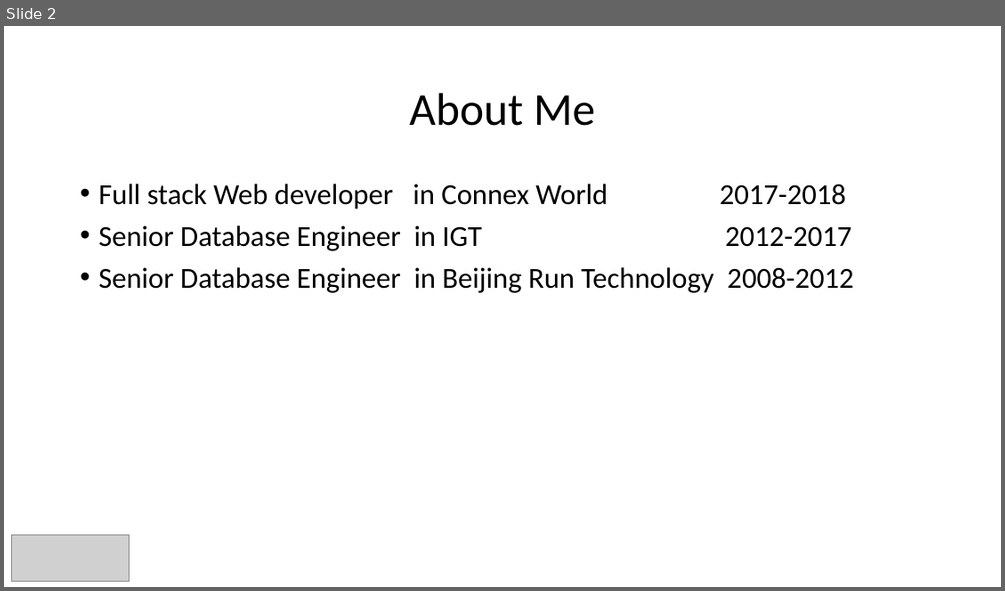
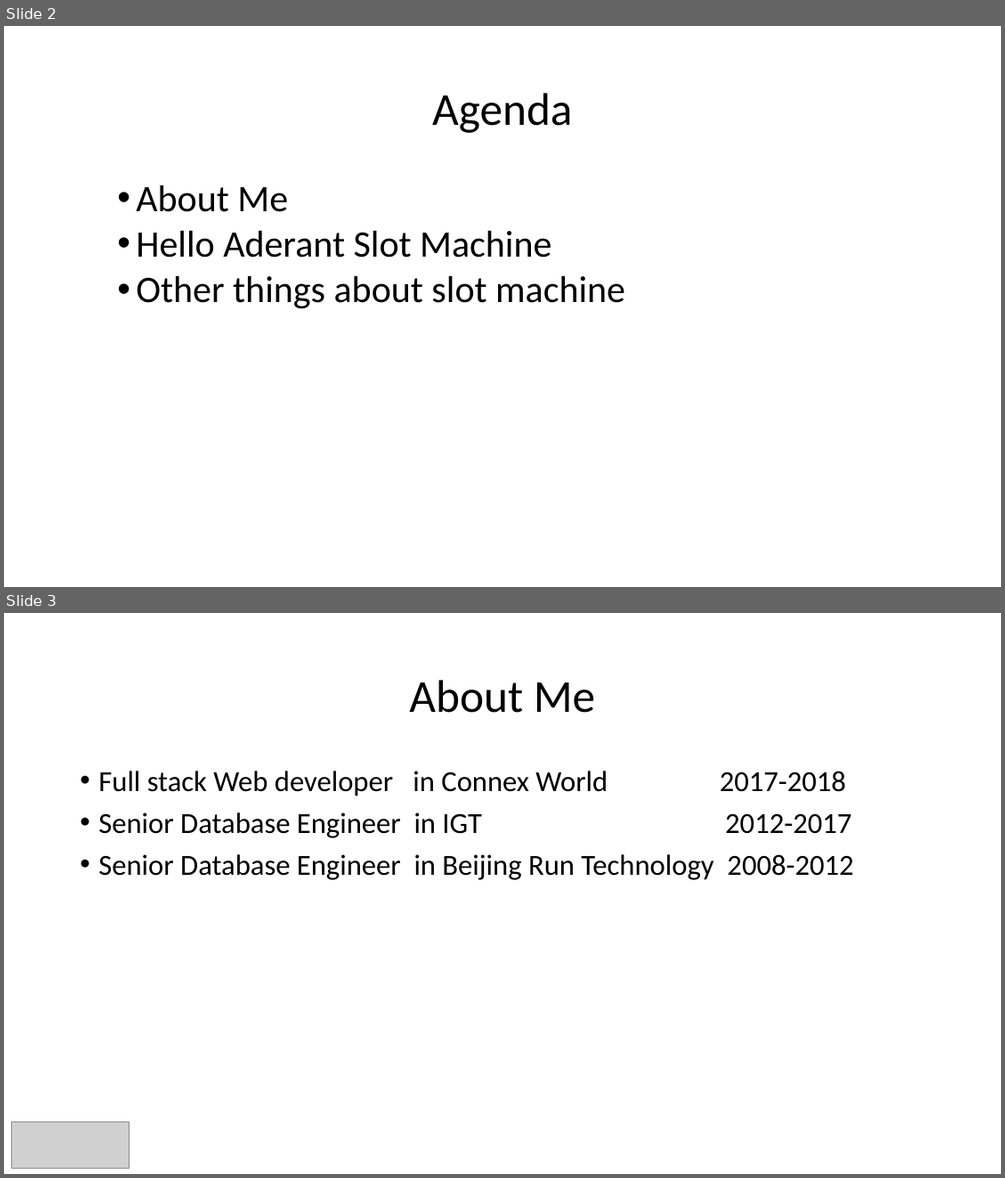
Before and after one commit to weilingxie/helloaderantslotmachine, a slide deck: helloaderant-WilliamXie.pptx. Shown one above the other, each under a label of ours: slide 2 before the commit, slides 2 and 3 after it. The pictures are 1005x591 and 1005x1178 pixels, drawn with LibreOffice and Linux fonts; fonts in the diff are those of the drawing; grey boxes stand for pictures. Boxes give left, top, right and bottom in pixels: in the first picture for what was removed or moved away, otherwise in the second. Text is boxed around its words. In the diff, an @@ line names an element or a change of style, - is before the commit and + after.

```diff
--- a/helloaderant-WilliamXie.pptx
+++ b/helloaderant-WilliamXie.pptx
@@ slide 2 added at [4, 26, 1001, 587], background #FFFFFF @@
@@ title added at [432, 93, 572, 133], 44 pt, text #000000 @@
+Agenda
@@ text added at [136, 185, 625, 309], 36 pt, text #000000 @@
+  • About Me
+  • Hello Aderant Slot Machine
+  • Other things about slot machine
@@ what was slide 2 is now slide 3 @@
```
Also in this commit, not shown: 2 slides changed, 4 other slides added, 4 slides removed.
